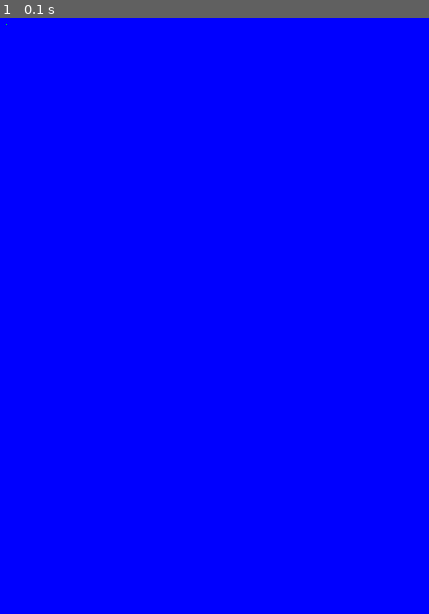
Above: before the commit, frame 1.
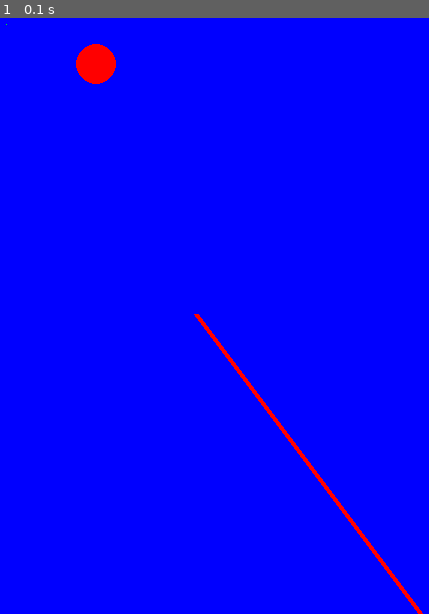
Above: after the commit, the same moment.

Repository: jchen236/pygame_fun
Game: pygame game, started from tank_game/main.py
The game is run twice, just before and just after one commit, with the same random seed, the same clock (stepped at 60 frames per second) and the same inputs.
Inputs:
- Up to frame 1 (0.1 s): no input

The runs differ from the first frame. In frame 1, 1.1% of the frame differs, in the area x 17-99%, y 4-100%.

Commit message:
Platform game begin

Diff:
--- /dev/null
+++ b/platform_game/template.py
@@ -0,0 +1,32 @@
+import pygame
+import random
+
+WIDTH = 360
+HEIGHT = 480
+FPS = 30
+
+# Colors
+WHITE = (255, 255, 255)
+BLACK = (0, 0, 0)
+RED = (255, 0, 0)
+GREEN = (0, 255, 0)
+BLUE = (0, 0, 255)
+
+pygame.init()
+pygame.mixer.init()
+screen = pygame.display.set_mode((WIDTH, HEIGHT))
+clock = pygame.time.Clock()
+
+
+running = True
+while running:
+    # keep loop running at right FPS
+    clock.tick(FPS)
+    for event in pygame.event.get():
+        # check for window close
+        if event.type == pygame.QUIT:
+            running = False
+
+    screen.fill(BLACK)
+
+    pygame.display.flip()
--- a/tank_game/main.py
+++ b/tank_game/main.py
@@ -16,6 +16,11 @@
 
 pix = pygame.PixelArray(gameDisplay)
 pix[10][10] = GREEN
+#Start point, end point, width
+pygame.draw.line(gameDisplay, RED, (200, 300), (500, 700), 5)
+
+# Start center, width
+pygame.draw.circle(gameDisplay, RED, (100, 50), 20)
 
 while True:
     for event in pygame.event.get():
